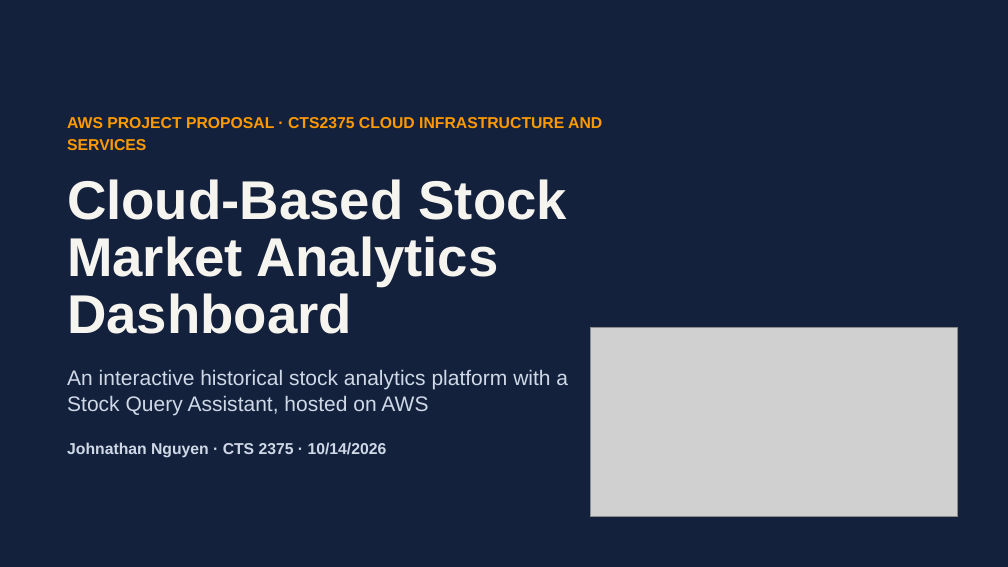
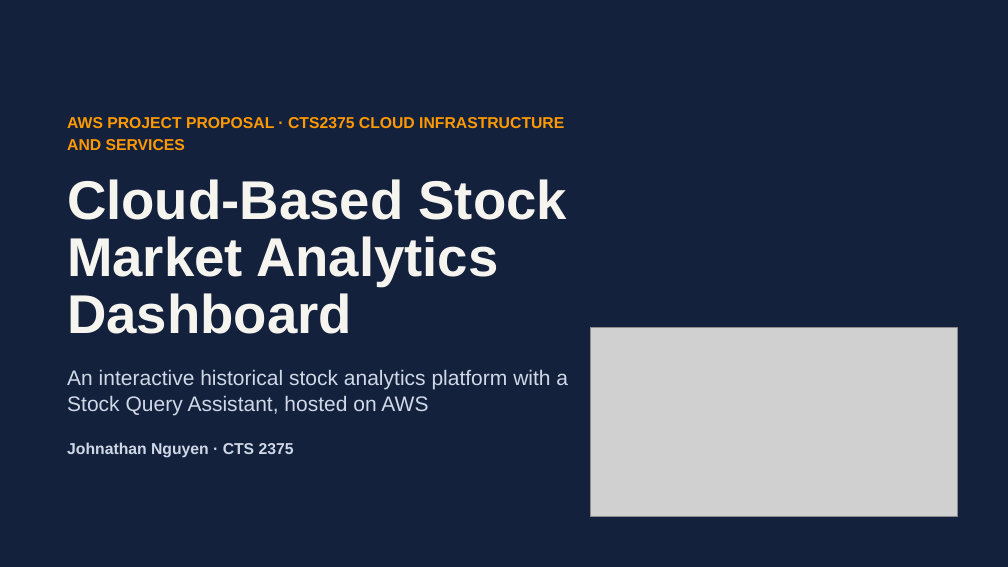
Before and after one commit to sutomuz/Nguyen-Johnathan-Stock-Market-Dashboard, a slide deck: slide 1 of Proposal/CTS2375_Proposal_Nguyen.pptx. Drawn at 1008x567 pixels with LibreOffice and Linux fonts; fonts in the diff are those of the drawing; grey boxes stand for pictures. Boxes give left, top, right and bottom in pixels: in the first picture for what was removed or moved away, otherwise in the second. Text is boxed around its words. In the diff, an @@ line names an element or a change of style, - is before the commit and + after.

Commit message:
Update proposal presentation

```diff
--- a/Proposal/CTS2375_Proposal_Nguyen.pptx
+++ b/Proposal/CTS2375_Proposal_Nguyen.pptx
@@ text "AWS PROJECT PROPOSAL · CTS2375 ..." rewrapped from (67,117,602,150) to (67,117,564,150) @@
@@ text at (67,442,294,458): text changed @@
-Johnathan Nguyen · CTS 2375 · 10/14/2026
+Johnathan Nguyen · CTS 2375
```
Also in this commit, not shown: 6 other slides changed.
